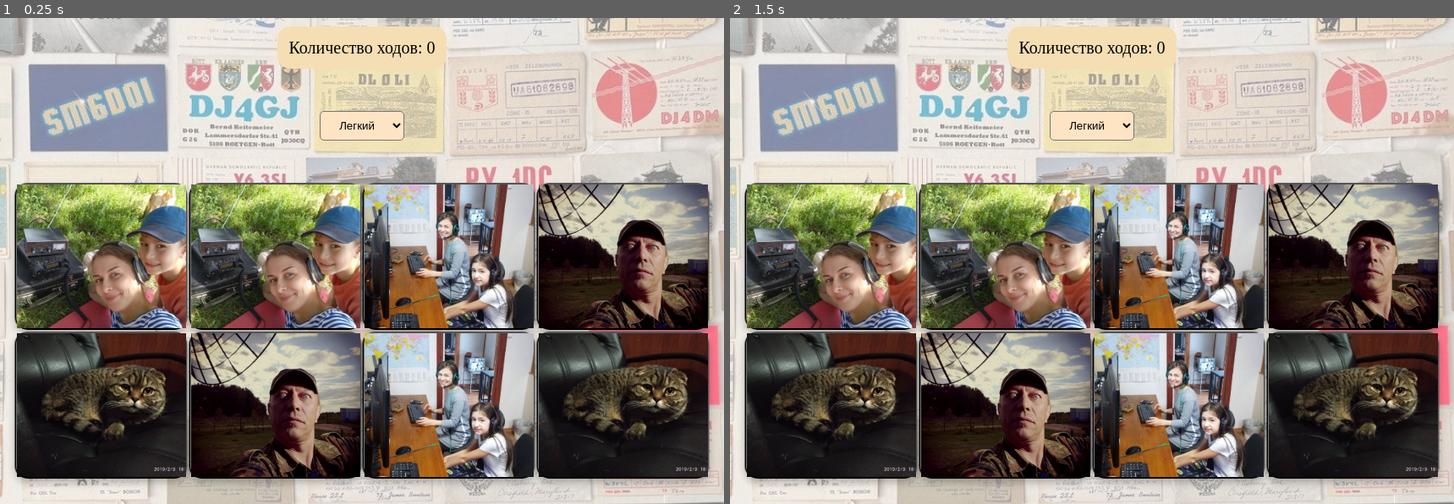
Above: before the commit, frames 1-2 (left to right).
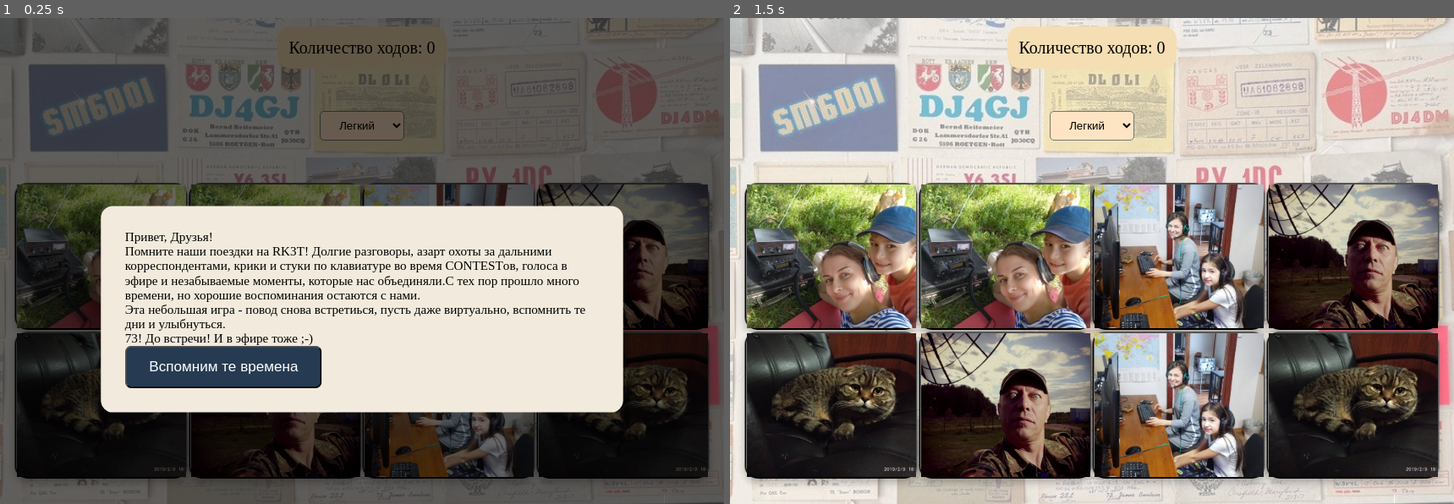
Above: after the commit, the same moments.

Repository: Dmitry862/Memory-game
Game: browser game, page index.html
The game is run twice, just before and just after one commit, with the same random seed, the same clock (stepped at 60 frames per second) and the same inputs.
Inputs (mouse positions are in pixels of both pictures, inside the frame that each line leads up to):
- Up to frame 1 (0.25 s): no input
- Up to frame 2 (1.5 s): click (1092, 236) at 1.27 s

The runs differ from the first frame. In frame 1, 88% of the frame differs, in the area x 0-100%, y 0-100%; in frame 2, nothing differs.

Commit message:
feat: add modal window elements

Diff:
--- a/script.js
+++ b/script.js
@@ -32,7 +32,12 @@
 createElement('div', 'body', 'wrapper');
 createElement('div', 'div.wrapper', 'cardPlace');
 const modalWindow = createElement('div', 'div.wrapper', 'modal');
-const closeButton = createElement('button', '.modal', 'close_btn');
+const modalContent = createElement('div', '.modal', 'modal_content');
+const modalTitle = createElement('p', '.modal_content', 'title_text');
+const modalMemoryText = createElement('p', '.modal_content', 'memory_text');
+const modalText = createElement('p', '.modal_content', 'modal_content_text');
+const modalSignOff = createElement('p', '.modal_content', 'sign_off');
+const startButton = createElement('button', '.modal_content', 'start_btn');
 const winMessage = createElement('p', 'div.wrapper', 'win_message');
 const levelSelect = createElement('select', '.wrapper', 'level');
 const easyOption = createElement('option', 'select.level', null, 'Легкий');
@@ -49,7 +54,18 @@
   `Количество ходов: ${moves}`,
 );
 
-//содержимое модальное окно
+//содержимое модального окна
+modalTitle.textContent = 'Привет, Друзья!';
+modalMemoryText.textContent =
+  'Помните наши поездки на RK3T! Долгие разговоры, азарт охоты за дальними корреспондентами, крики и стуки по клавиатуре во время CONTESTов, голоса в эфире и незабываемые моменты, которые нас объединяли.С тех пор прошло много времени, но хорошие воспоминания остаются с нами.';
+modalText.textContent =
+  'Эта небольшая игра - повод снова встретиься, пусть даже виртуально, вспомнить те дни и улыбнуться.';
+modalSignOff.textContent = '73! До встречи! И в эфире тоже ;-)';
+startButton.textContent = 'Вспомним те времена';
+modalWindow.style.display = 'flex';
+modalWindow.addEventListener('click', (e) => {
+  modalWindow.style.display = 'none';
+});
 
 //выбор уровня сложности
 
--- a/style.css
+++ b/style.css
@@ -104,19 +104,36 @@
   color: brown;
 }
 .modal {
-  width: 500px;
-  height: 500px;
-  border-radius: 25px;
-  position: absolute;
-  background-color: aqua;
-  top: 50%;
-  left: 50%;
-  transform: translate(-50%, -50%);
+  background-color: rgba(1, 0, 0, 0.6);
+  position: fixed;
   display: flex;
   flex-direction: column;
-  display: none;
+  inset: 0;
+  justify-content: center;
+  align-items: center;
 }
-.close_btn {
+.modal_content {
+  max-width: 650px;
+  width: 70%;
+  background-color: #f2ebdd;
+  border-radius: 15px;
+  padding: 30px;
+  transform: scale(0.95);
+  transition: 0.3s;
+}
+.start_btn {
+  background-color: #263b52;
+  font-size: 18px;
+  padding: 14px 28px;
+  border-radius: 8px;
+  color: white;
+  cursor: pointer;
+}
+.start_btn:hover {
+  background-color: #3b5875;
+  transition: 0.3s;
+}
+/* .close_btn {
   width: 50px;
   height: 50px;
   border-radius: 50%;
@@ -140,15 +157,14 @@
   border-radius: 1px;
   /* transition:
     background-color 0.2s,
-    transform 0.2s; */
-}
-.close_btn::before {
+    transform 0.2s;
+}*/
+/* .close_btn::before {
   transform: translate(-50%, -50%) rotate(-45deg);
 }
 .close_btn::after {
   transform: translate(-50%, -50%) rotate(45deg);
-}
-
+} */
 img {
   width: 100%;
   height: 100%;
